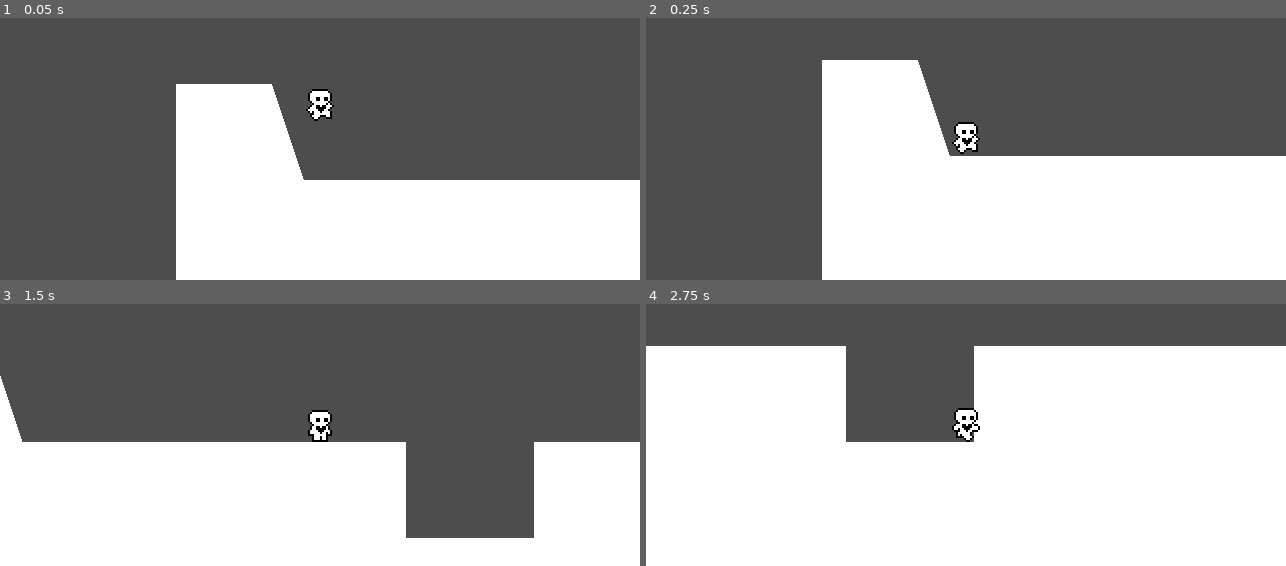
Above: before the commit, frames 1-4 (two rows, left to right).
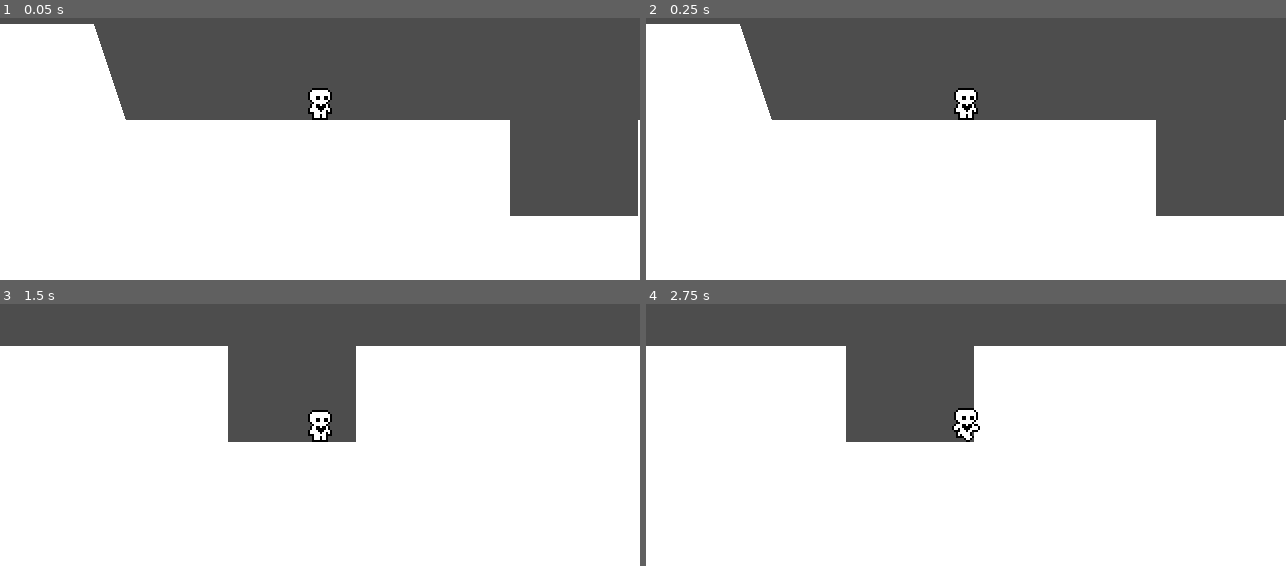
Above: after the commit, the same moments.

Repository: dsychin/godot-2d-platformer
Game: Godot game, scene res://main.tscn
The game is run twice, just before and just after one commit, with the same random seed, the same clock (stepped at 60 frames per second) and the same inputs.
Inputs (mouse positions are in pixels of both pictures, inside the frame that each line leads up to):
- Up to frame 1 (0.05 s): no input
- Up to frame 2 (0.25 s): no input
- Up to frame 3 (1.5 s): tap Enter (ui_accept) at 0.5, 0.77 s; move the mouse to (460, 366) at 0.52 s; hold Right (ui_right) 0.53-1.25 s; hold Shift 0.53-1.25 s; click (460, 366) at 0.67 s; drag from (192, 403) to (288, 458) at 1.27 s
- Up to frame 4 (2.75 s): move the mouse to (1030, 306) at 2.02 s; hold Right (ui_right) from 2.03 s (still down); tap Ctrl at 2.1 s

The runs differ from the first frame. In frame 1, 36% of the frame differs, in the area x 0-100%, y 2-100%; in frame 2, 36%; in frame 3, 36%; in frame 4, nothing differs.

Commit message:
add automated test

Diff:
--- a/main.tscn
+++ b/main.tscn
@@ -16,4 +16,4 @@
 polygon = PackedVector2Array(0, 232, 24, 232, 32, 256, 128, 256, 128, 280, 160, 280, 160, 256, 248, 256, 248, 240, 304, 240, 304, 256, 408, 256, 408, 328, 440, 328, 440, 256, 536, 256, 536, 232, 592, 200, 608, 104, 640, 96, 640, 360, 0, 360)
 
 [node name="Player" parent="." instance=ExtResource("1_ujo0g")]
-position = Vector2(72, 168)
+position = Vector2(161, 198)
--- a/project.godot
+++ b/project.godot
@@ -23,6 +23,10 @@
 window/size/window_height_override=720
 window/stretch/mode="canvas_items"
 
+[editor_plugins]
+
+enabled=PackedStringArray("res://addons/gut/plugin.cfg")
+
 [rendering]
 
 textures/canvas_textures/default_texture_filter=0
--- /dev/null
+++ b/test_player.gd
@@ -0,0 +1,27 @@
+extends GutTest
+
+var Scene: PackedScene = load("res://main.tscn")
+var _scene: Node = null
+var _player: CharacterBody2D = null
+var _sender = InputSender.new(Input)
+
+func before_each():
+	_scene = add_child_autofree(Scene.instantiate())
+	_player = _scene.get_node("Player")
+	await wait_frames(1)
+
+func after_each():
+	_sender.release_all()
+	_sender.clear()
+
+func test_player_moves_right():
+	var initialPosition = _player.global_position
+	await _sender.action_down("ui_right").hold_for(.2).idle
+
+	assert_gt(_player.global_position.x, initialPosition.x)
+
+func test_player_moves_left():
+	var initialPosition = _player.global_position
+	await _sender.action_down("ui_left").hold_for(.2).idle
+
+	assert_lt(_player.global_position.x, initialPosition.x)
Not shown, added: .gut_editor_config.json
Not shown, added: .gut_editor_shortcuts.cfg
Not shown, added: .gutconfig.json
Not shown, added: addons/gut/GutScene.gd
Not shown, added: addons/gut/GutScene.tscn
Not shown, added: addons/gut/UserFileViewer.gd
Not shown, added: addons/gut/UserFileViewer.tscn
Not shown, added: addons/gut/autofree.gd
Not shown, added: addons/gut/awaiter.gd
Not shown, added: addons/gut/collected_script.gd
Not shown, added: addons/gut/collected_test.gd
Not shown, added: addons/gut/comparator.gd
(and 110 more such lines)
